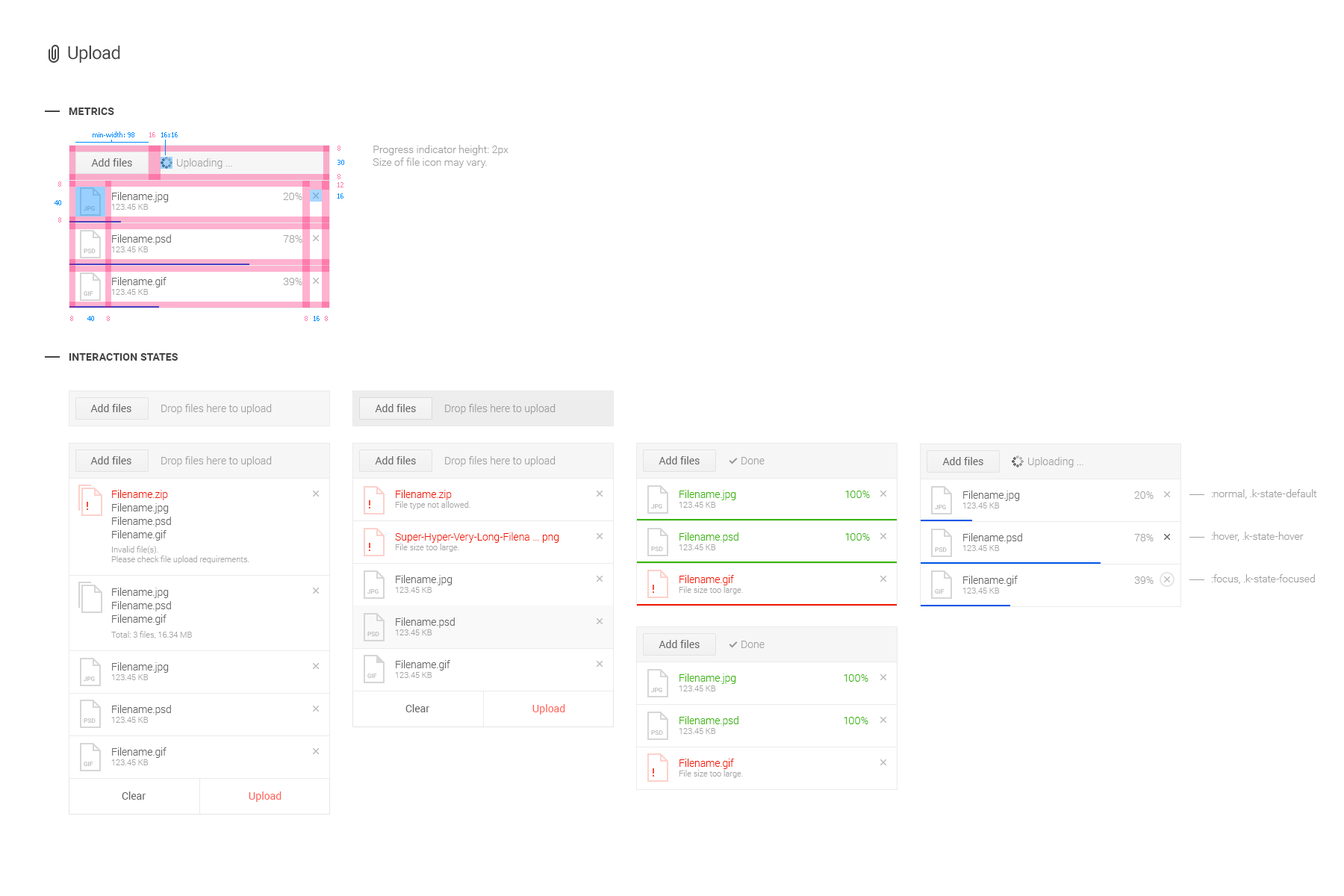
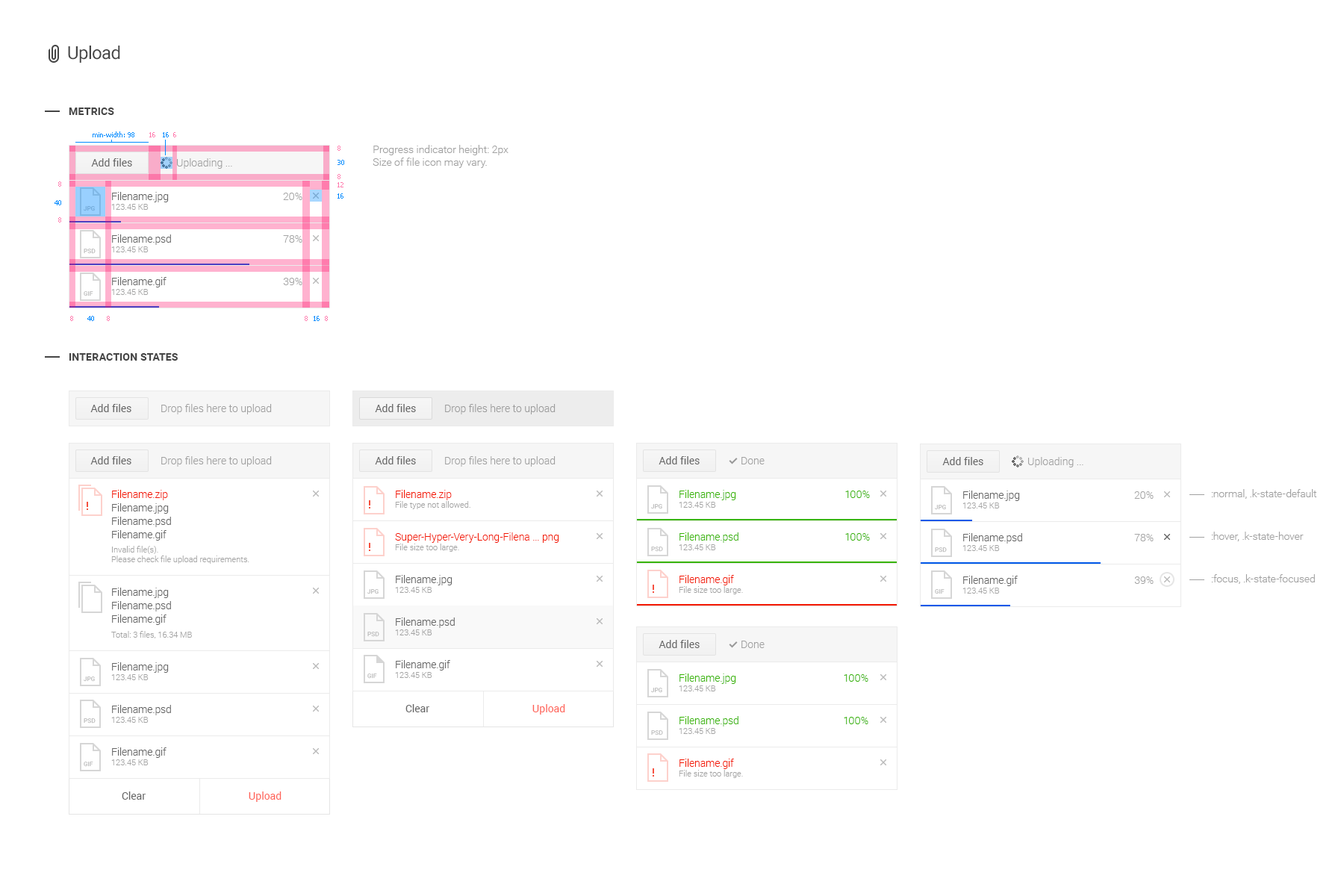
Two versions of the same layered image (w=1344, h=896). Layer-by-layer changes:
renamed "16x16" to "16", painted on it over [161, 132, 178, 138]
added layer "6" in group "dimensions" over [173, 132, 177, 138]
added layer "Layer 4" (6th of 8, in "Metrics" › "dimensions") (30%) in group "dimensions" over [172, 145, 177, 180]
